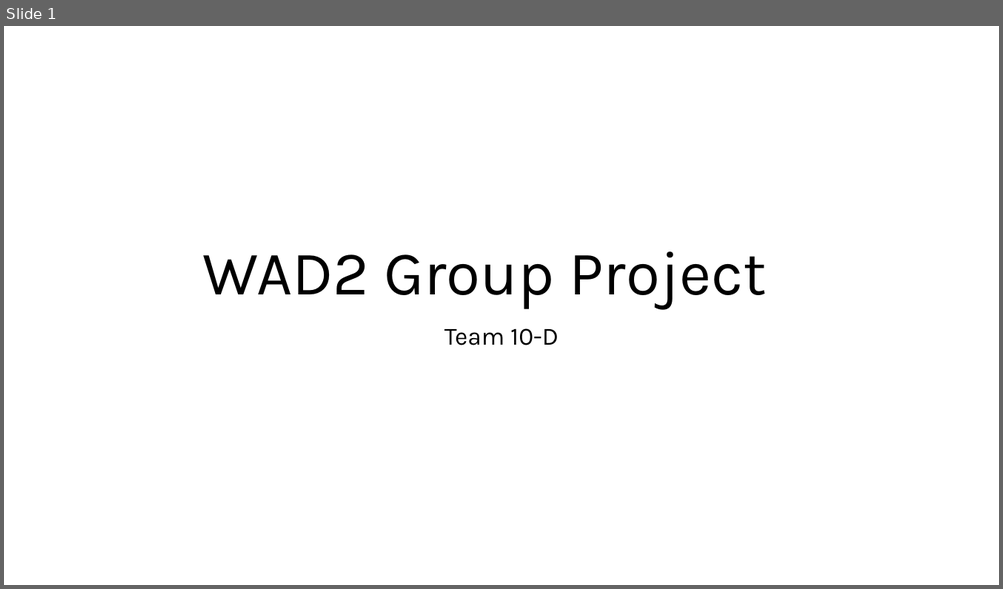
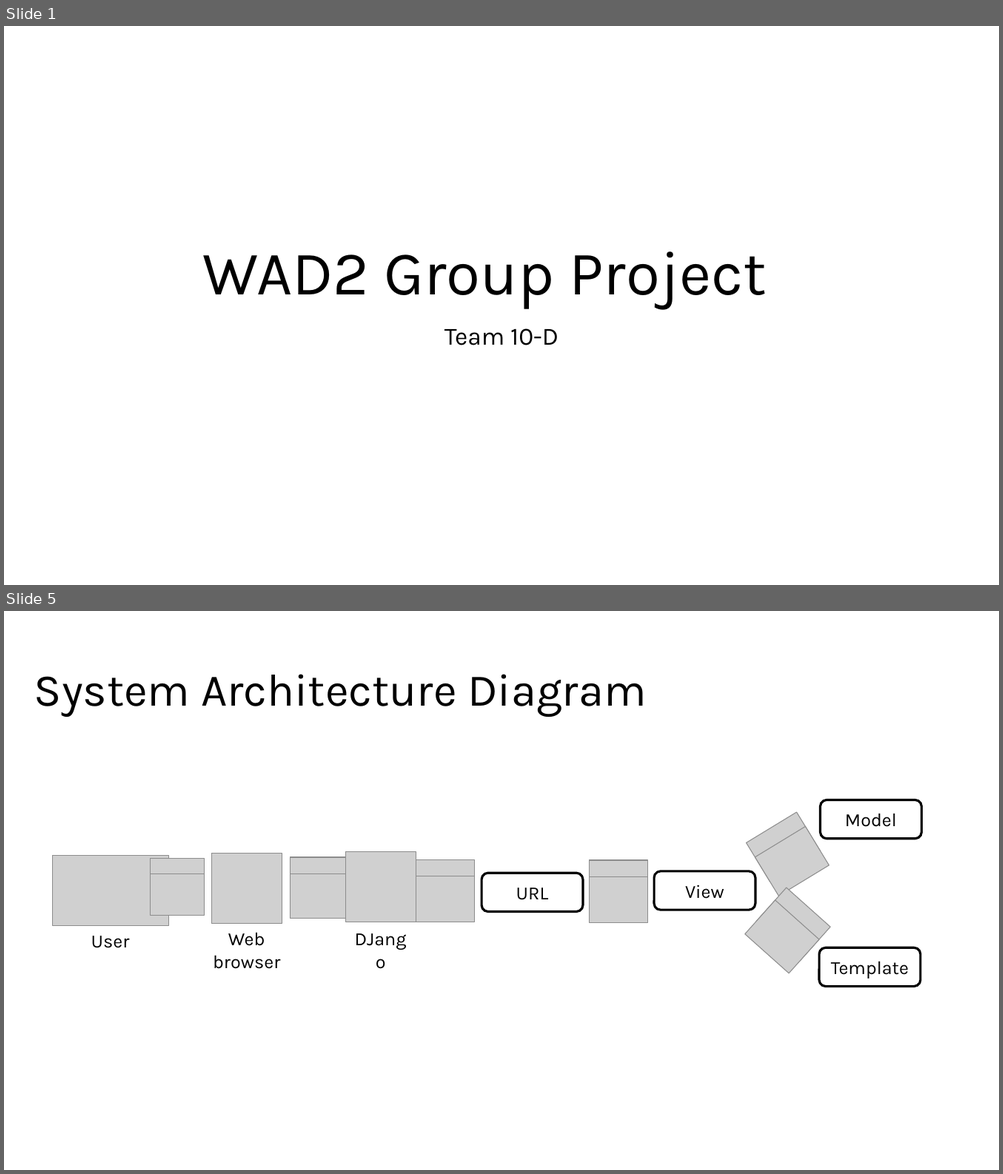
Before and after one commit to MalachyMcGinnity/WAD2GroupProject, a slide deck: WAD2 Group Project Design Spec.pptx. Shown one above the other, each under a label of ours: slide 1 before the commit, slides 1 and 5 after it; the slides between them are not shown. The pictures are 1003x589 and 1003x1174 pixels, drawn with LibreOffice and Linux fonts; fonts in the diff are those of the drawing; grey boxes stand for pictures. Boxes give left, top, right and bottom in pixels: in the first picture for what was removed or moved away, otherwise in the second. Text is boxed around its words. In the diff, an @@ line names an element or a change of style, - is before the commit and + after.

```diff
--- a/WAD2 Group Project Design Spec.pptx
+++ b/WAD2 Group Project Design Spec.pptx
@@ slide 5 added at <box>4,611,999,1170</box>, background #FFFFFF @@
@@ title added at <box>34,674,646,717</box>, 44 pt, text #000000 @@
+System Architecture Diagram
@@ rounded rectangle added at <box>820,800,922,839</box>, outline #000000 2.25 pt, 18 pt, text #000000 @@
+Model
@@ picture added at <box>746,812,820,882</box> @@
@@ picture added at <box>754,826,828,896</box> @@
@@ picture added at <box>211,854,282,923</box> @@
@@ picture added at <box>345,852,415,922</box> @@
@@ picture added at <box>53,856,168,925</box> @@
@@ picture added at <box>151,859,204,900</box> @@
@@ picture added at <box>151,874,204,915</box> @@
@@ picture added at <box>290,857,347,902</box> @@
@@ picture added at <box>290,874,347,918</box> @@
@@ picture added at <box>416,860,475,905</box> @@
@@ picture added at <box>416,877,475,922</box> @@
@@ rounded rectangle added at <box>481,873,583,911</box>, outline #000000 2.25 pt, 18 pt, text #000000 @@
+URL
@@ picture added at <box>589,860,648,906</box> @@
@@ rounded rectangle added at <box>654,871,755,910</box>, outline #000000 2.25 pt, 18 pt, text #000000 @@
+View
@@ picture added at <box>589,877,648,923</box> @@
@@ picture added at <box>756,889,830,961</box> @@
@@ picture added at <box>745,900,819,974</box> @@
@@ text added at <box>91,936,130,948</box>, 18 pt, text #000000 @@
+User
@@ text added at <box>213,932,280,969</box>, 18 pt, text #000000 @@
+Web browser
@@ text added at <box>344,923,418,954</box>, 18 pt, text #000000 @@
+DJango
@@ rounded rectangle added at <box>819,948,920,987</box>, outline #000000 2.25 pt, 18 pt, text #000000 @@
+Template
```
Also in this commit, not shown: 2 slides changed, 2 other slides added, 1 slide removed.
